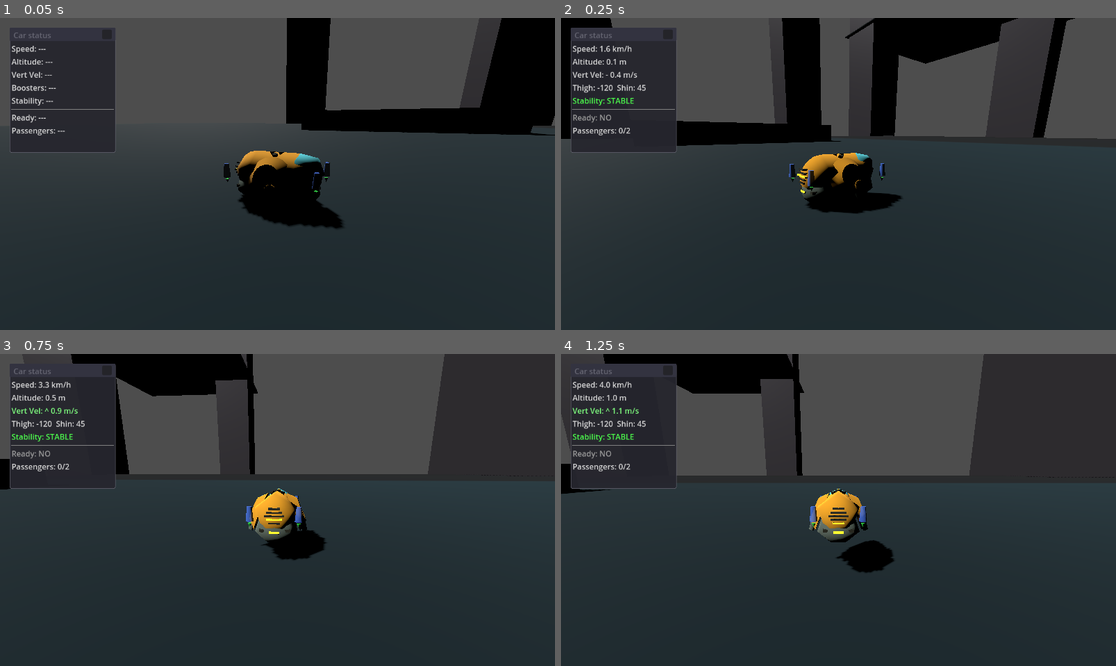
Above: before the commit, frames 1-4 (two rows, left to right).
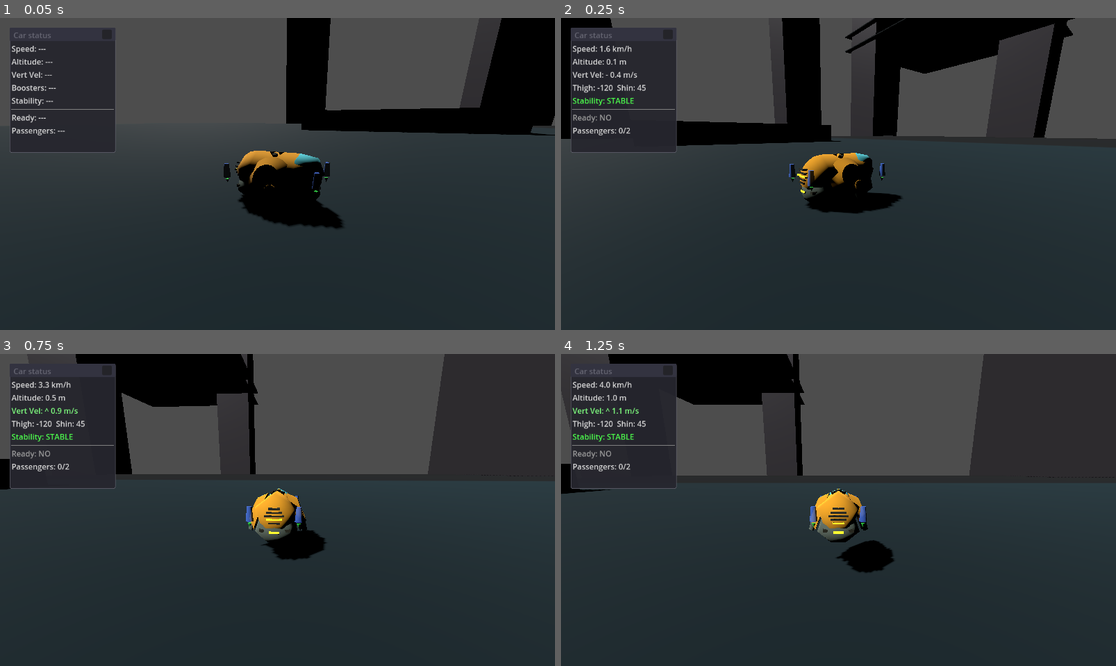
Above: after the commit, the same moments.

Repository: TaxiService/fcar
Game: Godot game, scene res://main.tscn
The game is run twice, just before and just after one commit, with the same random seed, the same clock (stepped at 60 frames per second) and the same inputs. The engine's default icon, where the game draws it, is replaced by a stand-in: a white triangle on a blue panel in a dark square.
Inputs (mouse positions are in pixels of both pictures, inside the frame that each line leads up to):
- Up to frame 1 (0.05 s): no input
- Up to frame 2 (0.25 s): no input
- Up to frame 3 (0.75 s): drag from (61, 425) to (333, 441) at 0.52 s
- Up to frame 4 (1.25 s): no input

Frame 1 is identical in both runs. In frame 2, 1.6% of the frame differs, in the area x 51-93%, y 0-39%; in frame 3, 1.1%; in frame 4, 1.0%.

Commit message:
added one floor to a building

Diff:
--- a/main.tscn
+++ b/main.tscn
@@ -365,7 +365,7 @@
 mesh = SubResource("BoxMesh_h3x72")
 
 [node name="Building2" type="StaticBody3D" parent="city"]
-transform = Transform3D(1, 0, 0, 0, 1, 0, 0, 0, 1, -245.28256, -1, -221.0426)
+transform = Transform3D(1, 0, 0, 0, 1, 0, 0, 0, 1, -243.33812, -1, -223.46906)
 
 [node name="CollisionShape3D" type="CollisionShape3D" parent="city/Building2"]
 shape = SubResource("BoxShape3D_n53hl")
@@ -374,7 +374,7 @@
 mesh = SubResource("BoxMesh_h3x72")
 
 [node name="Building3" type="StaticBody3D" parent="city"]
-transform = Transform3D(1, 0, 0, 0, 1, 0, 0, 0, 1, -106.86513, -1.00003, -358.89352)
+transform = Transform3D(1, 0, 0, 0, 1, 0, 0, 0, 1, -106.306946, -1.00003, -358.89352)
 
 [node name="CollisionShape3D" type="CollisionShape3D" parent="city/Building3"]
 shape = SubResource("BoxShape3D_n53hl")
@@ -417,6 +417,15 @@
 
 [node name="MeshInstance3D" type="MeshInstance3D" parent="city/Building7"]
 mesh = SubResource("BoxMesh_h3x72")
+
+[node name="Floor3" type="StaticBody3D" parent="city"]
+transform = Transform3D(1, 0, 0, 0, 1, 0, 0, 0, 1, -175.014, 118.987045, -290.983)
+
+[node name="CollisionShape3D" type="CollisionShape3D" parent="city/Floor3"]
+shape = SubResource("BoxShape3D_5patm")
+
+[node name="MeshInstance3D" type="MeshInstance3D" parent="city/Floor3"]
+mesh = SubResource("BoxMesh_t3vcl")
 
 [node name="PeopleManager" type="Node" parent="."]
 script = ExtResource("6_people")
@@ -510,3 +519,10 @@
 enabled = true
 max_people = 30
 bounds_size = Vector3(50, 0, 50)
+
+[node name="SpawnSurface12" type="Node3D" parent="."]
+transform = Transform3D(0.9624031, 0, -0.27162522, 0, 1, 0, 0.27162522, 0, 0.9624031, -138.51523, 119.96489, -281.20572)
+script = ExtResource("7_spawn")
+enabled = true
+max_people = 50
+bounds_size = Vector3(100, 0, 100)
